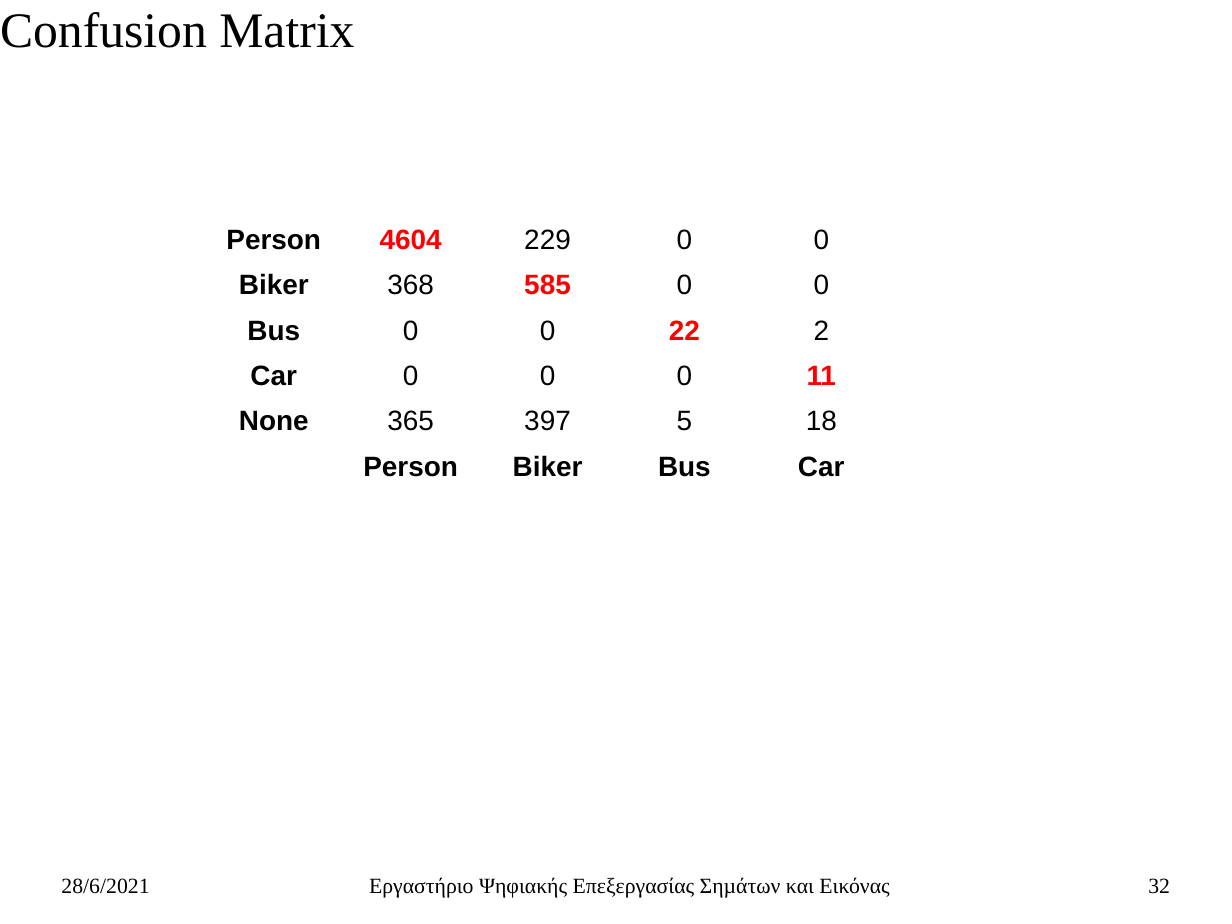
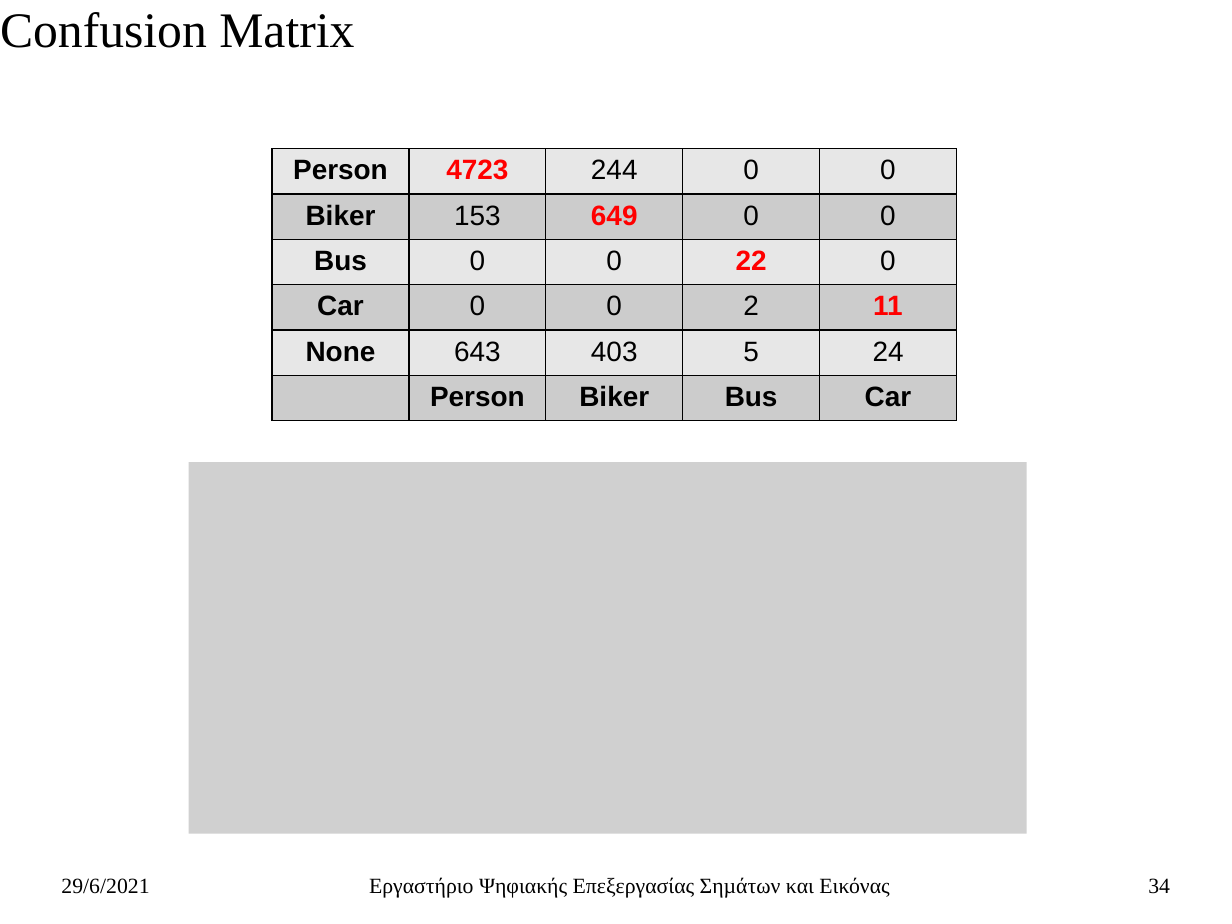
Before and after one commit to ChristosTrimas/ai-detection-systems, a slide deck: slide 34 of thesis/thesis_so_far_presentation_v_0_3.pptx (slide 32 before the commit). Drawn at 1232x924 pixels with LibreOffice and Linux fonts; fonts in the diff are those of the drawing; grey boxes stand for pictures. Boxes give left, top, right and bottom in pixels: in the first picture for what was removed or moved away, otherwise in the second. Text is boxed around its words. In the diff, an @@ line names an element or a change of style, - is before the commit and + after.

```diff
--- a/thesis/thesis_so_far_presentation_v_0_3.pptx
+++ b/thesis/thesis_so_far_presentation_v_0_3.pptx
@@ table at <box>272,149,954,420</box> @@
-column 2: 4604 | 368 | 0 | 0 | 365 | Person
-column 3: 229 | 585 | 0 | 0 | 397 | Biker
-column 4: 0 | 0 | 22 | 0 | 5 | Bus
-column 5: 0 | 0 | 2 | 11 | 18 | Car
-column 6:  |  |  |  |  | 
+column 2: 4723 | 153 | 0 | 0 | 643 | Person
+column 3: 244 | 649 | 0 | 0 | 403 | Biker
+column 4: 0 | 0 | 22 | 2 | 5 | Bus
+column 5: 0 | 0 | 0 | 11 | 24 | Car
@@ table: place and size @@
-table at <box>206,219,1024,491</box>
+table at <box>272,149,954,420</box>
@@ picture added at <box>189,462,1027,834</box> @@
@@ text at <box>61,878,149,894</box>: text changed @@
-28/6/2021
+29/6/2021
@@ page number at <box>1148,878,1170,894</box>: text changed @@
-32
+34
```
Also in this commit, not shown: 32 other slides changed, 2 slides added.
